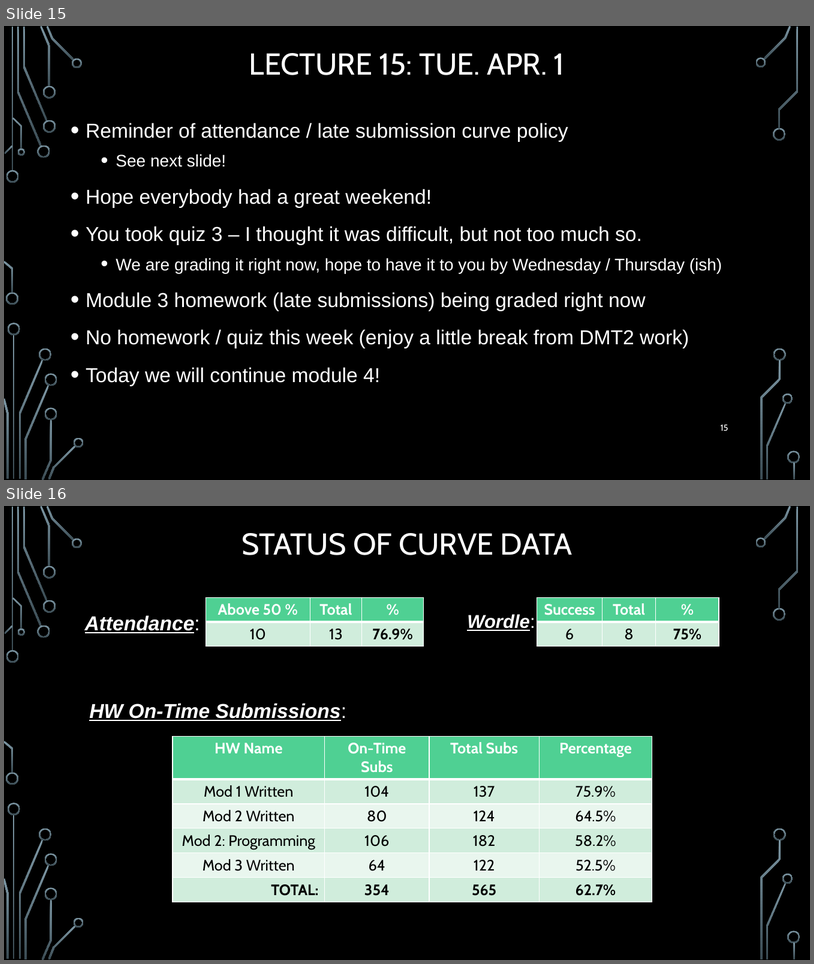
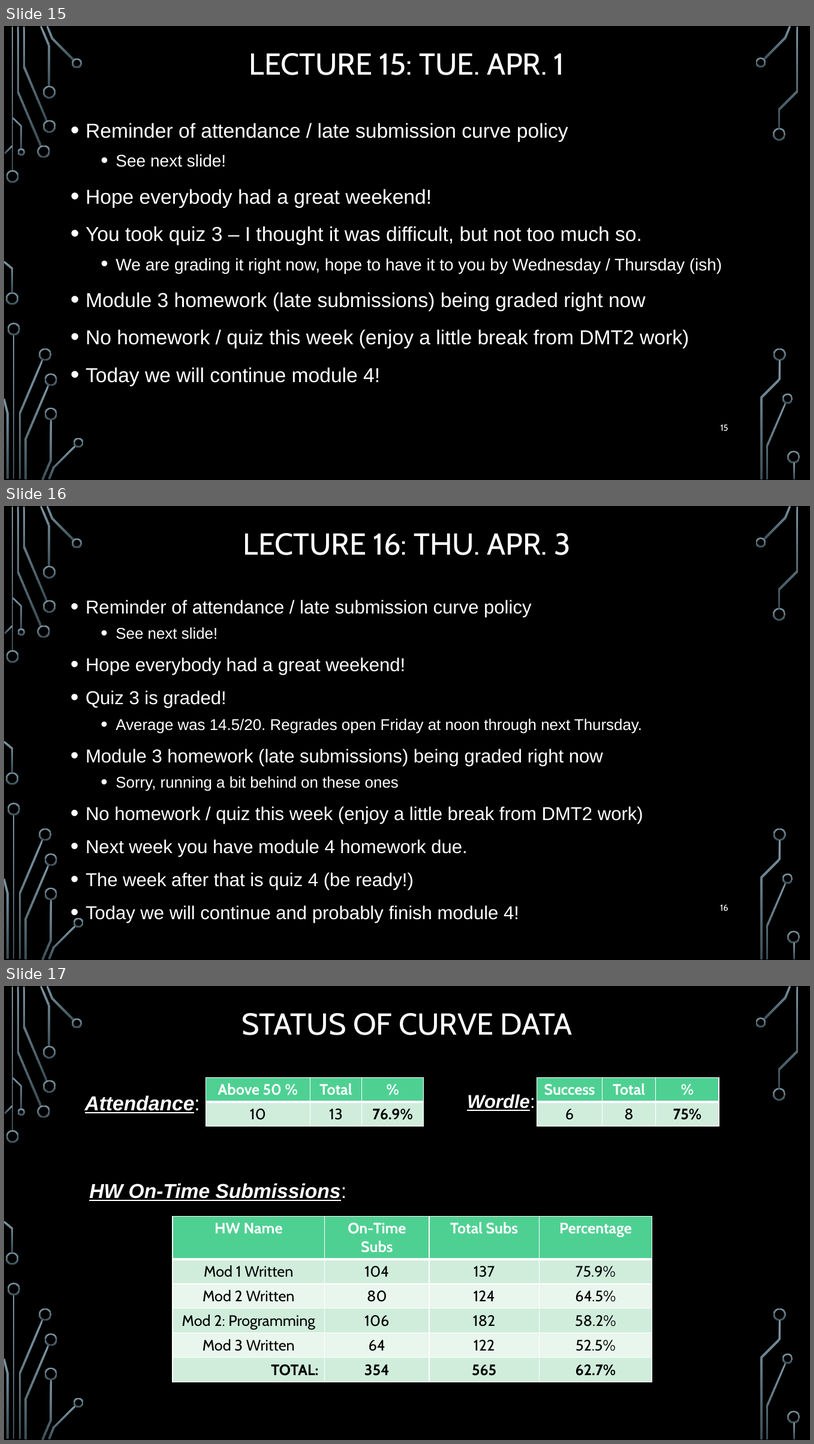
Before and after one commit to markfloryan/dmt2, a slide deck: slides/00-DailyAnnouncements.pptx. Shown one above the other, each under a label of ours: slides 15 and 16 before the commit, slides 15, 16 and 17 after it. The pictures are 814x964 and 814x1444 pixels, drawn with LibreOffice and Linux fonts; fonts in the diff are those of the drawing; background and template pictures are left out. Boxes give left, top, right and bottom in pixels: in the first picture for what was removed or moved away, otherwise in the second. Text is boxed around its words. In the diff, an @@ line names an element or a change of style, - is before the commit and + after.

Commit message:
announce

```diff
--- a/slides/00-DailyAnnouncements.pptx
+++ b/slides/00-DailyAnnouncements.pptx
@@ slide 16 added at <box>4,506,810,960</box>, background picture (left out); not listed: 36 template elements that a slide beside it also shows @@
@@ title added at <box>243,533,571,555</box>, 36 pt, text #FFFFFF @@
+LECTURE 16: THU. APR. 3
@@ text added at <box>86,600,644,922</box>, 22.2 pt, text #FFFFFF @@
+• Reminder of attendance / late submission curve policy
+  • See next slide!
+• Hope everybody had a great weekend!
+• Quiz 3 is graded!
+  • Average was 14.5/20. Regrades open Friday at noon through next Thursday.
+• Module 3 homework (late submissions) being graded right now
+  • Sorry, running a bit behind on these ones
+• No homework / quiz this week (enjoy a little break from DMT2 work)
+• Next week you have module 4 homework due.
+• The week after that is quiz 4 (be ready!)
+• Today we will continue and probably finish module 4!
@@ page number added at <box>720,904,728,910</box>, 10.5 pt, text #FFFFFF @@
+16
@@ what was slide 16 is now slide 17 @@
```
